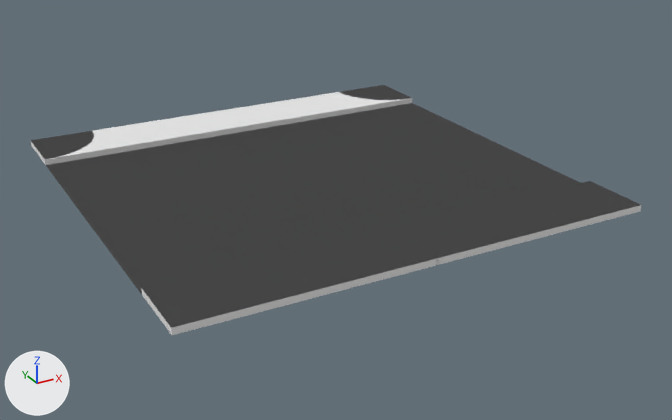
A saved change to the Blender file trunk/data/models/road.blend.
The view is the same before and after, from a 50 mm camera at (-4.41, -8.62, 3.82) aimed at (0.18, -0.29, -0.34). The lights are fixed; the arrows at lower left show +X, +Y and +Z. The same objects are shown in both versions, whatever each file hides.
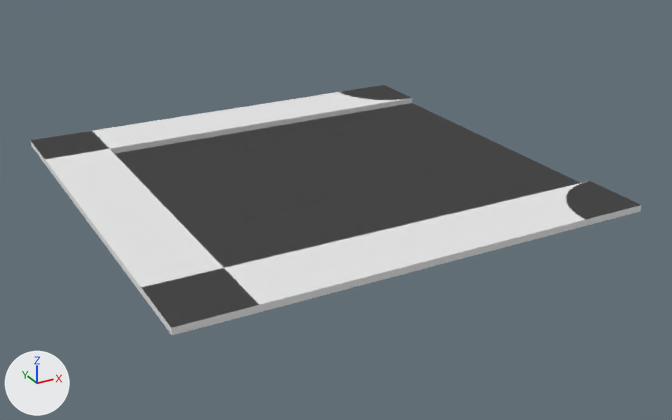
Pixel boxes (x1, y1, x2, y2) of what changed, in the pictures (672 x 420 px):
'Plane.002', turned: before (31, 85, 640, 335); after (34, 85, 641, 335)

The change in detail:
Object 'Plane.002' (ob_plane_002) turns from (0, 0, 0) to (0, 0, 270) degrees about x, y and z.
